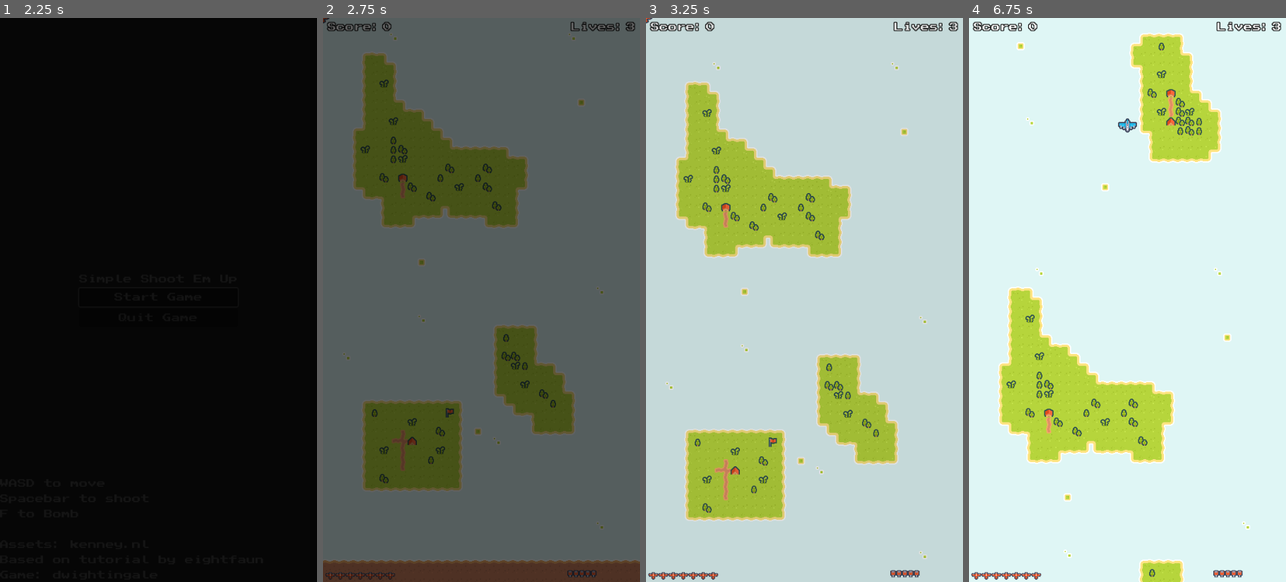
Above: before the commit, frames 1-4 (left to right).
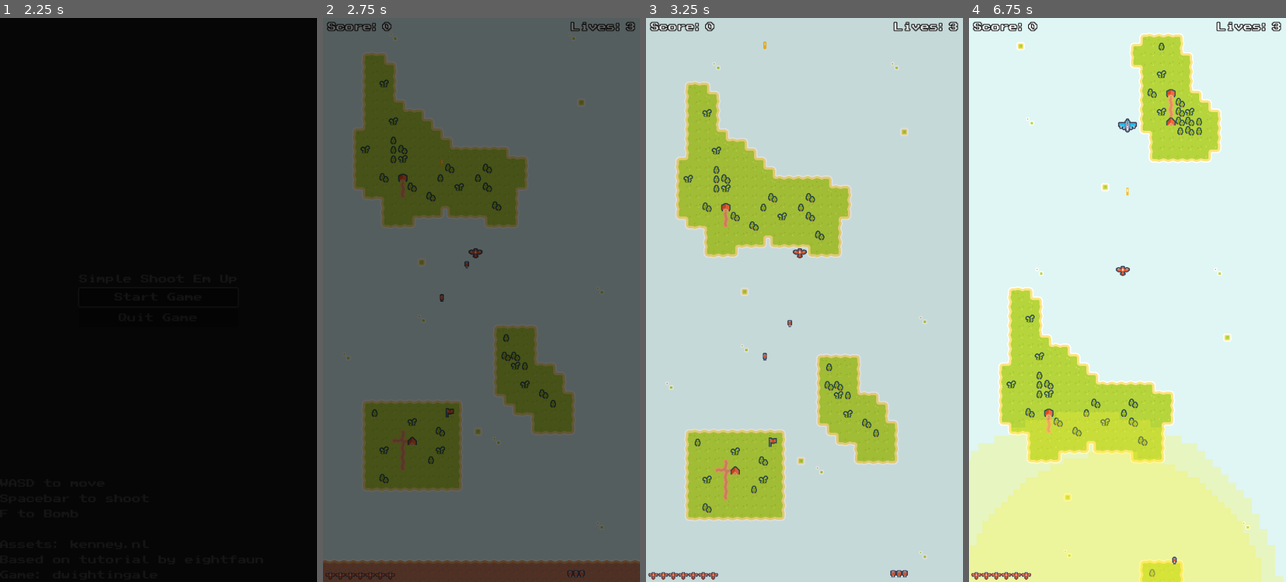
Above: after the commit, the same moments.

Repository: djneville/Simple-Shoot-Em-Up
Game: Godot game, scene res://Scenes/GUI/Menus/main_screen.tscn
Same seed, same stepped clock (60 frames per second), same inputs: the game is played once before the commit and once after it.
Inputs (mouse positions are in pixels of both pictures, inside the frame that each line leads up to):
- Up to frame 1 (2.25 s): click "Start Game" at 0.5 s; click "Start Game" at 1.25 s; move the mouse to (228, 271) at 2.02 s; hold D (right) from 2.03 s (still down); hold F (bomb) from 2.03 s (still down); click (228, 271) at 2.17 s
- Up to frame 2 (2.75 s): keep holding D (right); keep holding F (bomb); tap Space (shoot) at 2.3 s
- Up to frame 3 (3.25 s): release D (right) at 2.75 s; release F (bomb) at 2.75 s; drag from (741, 328) to (788, 412) at 2.77 s
- Up to frame 4 (6.75 s): move the mouse to (1159, 175) at 3.52 s; hold D (right) 3.53-4.25 s; hold F (bomb) 3.53-4.25 s; tap Space (shoot) at 3.8, 5.3 s; drag from (1111, 412) to (1032, 215) at 4.27 s; move the mouse to (1222, 384) at 5.02 s; hold A (left) 5.03-5.75 s; hold F (bomb) 5.03-5.75 s; drag from (1032, 215) to (1079, 159) at 5.77 s; move the mouse to (1143, 300) at 6.52 s; hold S (down) from 6.53 s (still down); hold F (bomb) from 6.53 s (still down); click (1143, 300) at 6.67 s

Frame 1 is identical in both runs. In frame 2, 0.1% of the frame differs, in the area x 0-87%, y 0-100%; in frame 3, 0.2%; in frame 4, 21%, in the area x 0-100%, y 30-100%.
Error before the commit: Parse Error: Invalid white space character U+3000. (res://Scenes/Player/PlayerEntity.gd:78)

Commit message:
IT WAS THE ANIMATIONSSSSSSSS

Diff:
--- a/Scenes/Enemies/Enemy1/EnemyEntity.gd
+++ b/Scenes/Enemies/Enemy1/EnemyEntity.gd
@@ -20,7 +20,6 @@
     health.entity_died.connect(_death)
 
     weapon.shoot_timer.wait_time = fire_rate #TODO simple overwrite of the wait_time property of the weapon timer
-    weapon.bullet_speed = -400
     path_follow_2d.progress_ratio_1.connect(_on_path_looped)
 
 func _death():
@@ -39,7 +38,7 @@
     PathRotation = path_follow_2d.rotation
 
     # Attempt to fire bullets as often as possible
-    var bullet_direction = Vector2.DOWN # TODO: WHAT IN THE FUCK WHY IS THE DIRCETION VECTOR REVERSED
+    var bullet_direction = Vector2.DOWN #TODO: WHAT IN THE FUCK WHY IS THE DIRCETION VECTOR REVERSED
     # TODO:the next part doesnt work because i dont know how paths work AT ALL
     #if PathRotation != 0:
     #    bullet_direction = -Vector2(cos(PathRotation - PI / 2), sin(PathRotation - PI / 2))
--- a/Scenes/Health/HealthComponent.gd
+++ b/Scenes/Health/HealthComponent.gd
@@ -1,7 +1,7 @@
 extends Node
 
 @export var max_health := 7
-var health := max_health
+@export var health := max_health
 
 signal health_changed(health)
 signal entity_died()
--- a/Scenes/Invulnerability/InvulnerabilityComponent.gd
+++ b/Scenes/Invulnerability/InvulnerabilityComponent.gd
@@ -1,9 +1,8 @@
 extends Timer
 
 # Duration of invulnerability in seconds
-@export var invuln_duration: float = 1.0
-
-
+@export var invuln_duration: float = 2.0
+#TODO: LOL this component might be overkill.... its just a timer...
 #TODO: ADD THE ANIMATION EFFECTS IN HERE!!!
 
 # Signals to notify when invulnerability starts and ends
--- a/Scenes/Player/PlayerEntity.gd
+++ b/Scenes/Player/PlayerEntity.gd
@@ -13,8 +13,8 @@
     #TODO: see the HealthBar.gd for where the health_changed signal gets handled
     health.entity_died.connect(_death)
     weapon.shoot_timer.one_shot = true # To avoid just shooting once???
-    #invulnerability.invulnerability_started.connect(_on_invulnerability_started)
-    #invulnerability.invulnerability_ended.connect(_on_invulnerability_ended)
+    invulnerability.invulnerability_started.connect(_on_invulnerability_started)
+    invulnerability.invulnerability_ended.connect(_on_invulnerability_ended)
     print("[PlayerEntity] Initialization complete")
 
 func _death():
@@ -43,19 +43,19 @@
 
 func heal(amount: int = 1):
     print("[PlayerEntity] heal() called with amount:", amount)
-    if health.current_health == health.max_health:
+    if health.health == health.max_health:
         Gamestats.score += 300
         print("[PlayerEntity] Health is full. Added bonus score. New score:", Gamestats.score)
     else:
         health.heal(amount) #TODO: technically now this cant be entered at max health so check the logic here and fix
-        print("[PlayerEntity] Healed. Current health:", health.current_health)
+        print("[PlayerEntity] Healed. Current health:", health.health)
 
 func take_damage(damage):
     print("[PlayerEntity] take_damage() called with damage:", damage)
     if not invulnerability.is_invulnerable:
         invulnerability.start_invulnerability()
         health.take_damage(damage)
-        print("[PlayerEntity] Took damage. Current health:", health.current_health)
+        print("[PlayerEntity] Took damage. Current health:", health.health)
         upgrade_component.downgrade()
         print("[PlayerEntity] upgrade_component.downgrade() is commented out")
     else:
@@ -75,7 +75,7 @@
     #TODO: I have wasted like 1.5 hours on this bug, and i have no idea why its happening.
     # at some point (it seems the moment that the EnemyEntity either appears or shoots
     # bullets the PlayerEntity's UpgradeComponent just goes invisible
-    assert(upgrade_component.visible)
+    #assert(upgrade_component.visible)
     var input_dir = Input.get_vector("left", "right", "up", "down")
     # TODO: delta here is often too low as the time for frame draw
     self.velocity = input_dir * upgrade_component.speed # * delta
@@ -92,7 +92,7 @@
     if Input.is_action_just_pressed("downgrade"):
         print("[PlayerEntity] Downgrade key pressed")
         upgrade_component.downgrade()
-    #clamp_viewport() #TODO: do this somehwere else like in the main scene when thats made
+    clamp_viewport() #TODO: do this somehwere else like in the main scene when thats made
 
 #TODO: figure out where to put this collision logic, probably just in the ItemEntity, NOT HERE!
 func add_bomb():
--- a/Scenes/Player/PlayerEntity.tscn
+++ b/Scenes/Player/PlayerEntity.tscn
@@ -8,20 +8,46 @@
 
 [sub_resource type="Animation" id="Animation_x4ch1"]
 resource_name = "Flash"
-length = 0.1
 loop_mode = 1
-step = 0.05
+step = 1.0
+tracks/0/type = "value"
+tracks/0/imported = false
+tracks/0/enabled = true
+tracks/0/path = NodePath(".:visible")
+tracks/0/interp = 1
+tracks/0/loop_wrap = true
+tracks/0/keys = {
+"times": PackedFloat32Array(0, 0.15, 0.3, 0.45, 0.6, 0.75, 0.9),
+"transitions": PackedFloat32Array(1, 1, 1, 1, 1, 1, 1),
+"update": 1,
+"values": [true, false, true, false, true, false, true]
+}
+
+[sub_resource type="Animation" id="Animation_0ucdk"]
+length = 0.001
+tracks/0/type = "value"
+tracks/0/imported = false
+tracks/0/enabled = true
+tracks/0/path = NodePath(".:visible")
+tracks/0/interp = 1
+tracks/0/loop_wrap = true
+tracks/0/keys = {
+"times": PackedFloat32Array(0),
+"transitions": PackedFloat32Array(1),
+"update": 1,
+"values": [true]
+}
 
 [sub_resource type="AnimationLibrary" id="AnimationLibrary_mcqyx"]
 _data = {
-"Flash": SubResource("Animation_x4ch1")
+"Flash": SubResource("Animation_x4ch1"),
+"RESET": SubResource("Animation_0ucdk")
 }
 
 [sub_resource type="RectangleShape2D" id="RectangleShape2D_s7err"]
 
 [node name="CharacterBody2D" type="CharacterBody2D" groups=["player"]]
 script = ExtResource("1_l3m23")
-reset_level = null
 
 [node name="InvulnerabilityComponent" parent="." instance=ExtResource("3_uddwa")]
 
@@ -35,6 +61,7 @@
 libraries = {
 "": SubResource("AnimationLibrary_mcqyx")
 }
+speed_scale = 1.543
 
 [node name="CollisionShape2D" type="CollisionShape2D" parent="."]
 shape = SubResource("RectangleShape2D_s7err")
--- a/Scenes/Projectiles/BombComponent.tscn
+++ b/Scenes/Projectiles/BombComponent.tscn
@@ -65,6 +65,7 @@
 texture = ExtResource("2_1d0vb")
 
 [node name="BombExplosionSprite" type="Sprite2D" parent="."]
+visible = false
 texture_filter = 1
 scale = Vector2(0.240156, 0.240156)
 texture = ExtResource("3_yybf8")
--- a/Scenes/Upgrades/UpgradeComponent.tscn
+++ b/Scenes/Upgrades/UpgradeComponent.tscn
@@ -47,25 +47,40 @@
 "speed": 5.0
 }]
 
-[sub_resource type="Animation" id="Animation_n6nvs"]
+[sub_resource type="Animation" id="Animation_1b55x"]
 resource_name = "Explosion"
-length = 3.2
 tracks/0/type = "value"
 tracks/0/imported = false
 tracks/0/enabled = true
-tracks/0/path = NodePath(".:visible")
+tracks/0/path = NodePath("Explosion:frame")
 tracks/0/interp = 1
 tracks/0/loop_wrap = true
 tracks/0/keys = {
-"times": PackedFloat32Array(3.2),
+"times": PackedFloat32Array(0, 0.1, 0.2, 0.3, 0.366667, 0.4, 0.5, 0.566667, 0.6, 0.7, 0.8, 0.9, 0.966667, 1, 1.1, 1.2, 1.3, 1.4, 1.45),
+"transitions": PackedFloat32Array(1, 1, 1, 1, 1, 1, 1, 1, 1, 1, 1, 1, 1, 1, 1, 1, 1, 1, 1),
+"update": 1,
+"values": [0, 1, 2, 3, 2, 0, 1, 0, 2, 3, 0, 1, 1, 2, 3, 0, 1, 2, 3]
+}
+
+[sub_resource type="Animation" id="Animation_b3kpy"]
+length = 0.001
+tracks/0/type = "value"
+tracks/0/imported = false
+tracks/0/enabled = true
+tracks/0/path = NodePath("Explosion:frame")
+tracks/0/interp = 1
+tracks/0/loop_wrap = true
+tracks/0/keys = {
+"times": PackedFloat32Array(0),
 "transitions": PackedFloat32Array(1),
 "update": 1,
-"values": [false]
+"values": [1]
 }
 
-[sub_resource type="AnimationLibrary" id="AnimationLibrary_bfcmm"]
+[sub_resource type="AnimationLibrary" id="AnimationLibrary_4tycq"]
 _data = {
-"Explosion": SubResource("Animation_n6nvs")
+"Explosion": SubResource("Animation_1b55x"),
+"RESET": SubResource("Animation_b3kpy")
 }
 
 [node name="UpgradeComponent" type="Node2D"]
@@ -100,9 +115,8 @@
 [node name="Explosion" type="AnimatedSprite2D" parent="."]
 visible = false
 sprite_frames = SubResource("SpriteFrames_lj2sw")
-frame_progress = 0.352808
 
 [node name="ShipExplode" type="AnimationPlayer" parent="."]
 libraries = {
-"": SubResource("AnimationLibrary_bfcmm")
+"": SubResource("AnimationLibrary_4tycq")
 }
--- a/Scenes/Weapon/WeaponComponent.gd
+++ b/Scenes/Weapon/WeaponComponent.gd
@@ -39,9 +39,9 @@
     print("[WeaponComponent] fire_bullet() called")
     if shoot_timer.time_left == 0:
         var new_bullet = bullet_scene.instantiate()
+        new_bullet.initialize(direction, bullet_speed, bullet_damage, shooter)  # Initialize bullet properties
         get_tree().current_scene.add_child(new_bullet)  # Add to main scene to prevent inheriting transforms
         new_bullet.global_position = start_position
-        new_bullet.initialize(direction, bullet_speed, bullet_damage, shooter)  # Initialize bullet properties
         shoot_timer.start()
         $MuzzleFlash.play("MuzzleFlashAnimation")
         print("[WeaponComponent] Bullet fired at", start_position, "direction", direction, "shooter:", shooter.name)
Not shown: 1 places in Scenes/Player/PlayerEntity.tscn that only renumber resources
Not shown: 1 places in Scenes/Upgrades/UpgradeComponent.tscn that only renumber resources
